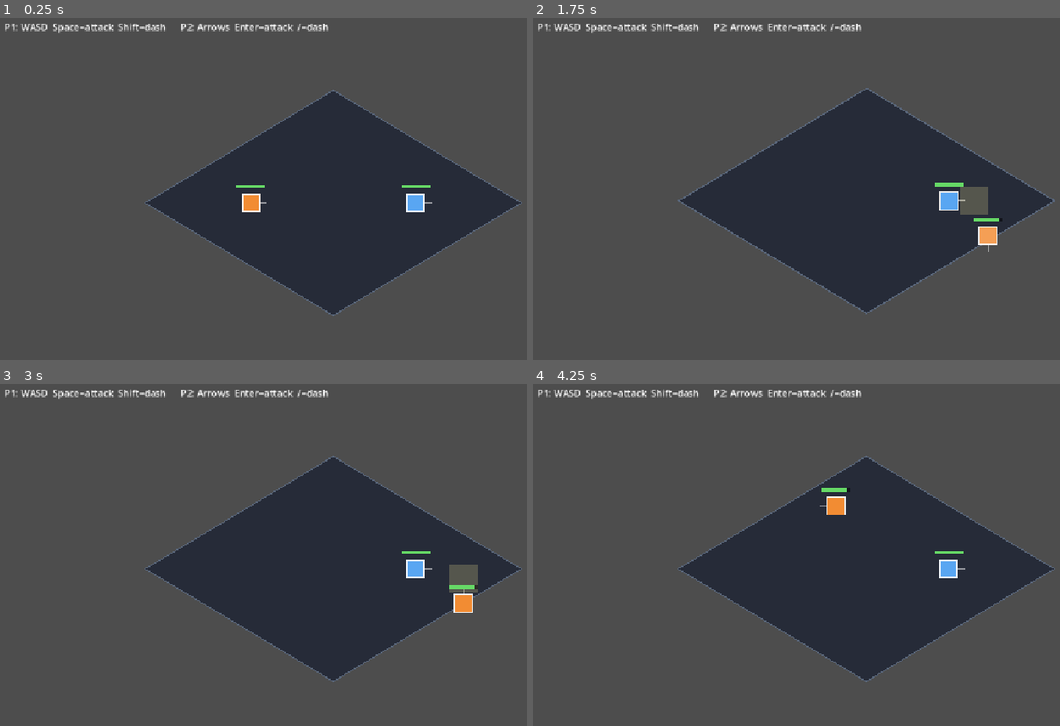
Above: before the commit, frames 1-4 (two rows, left to right).
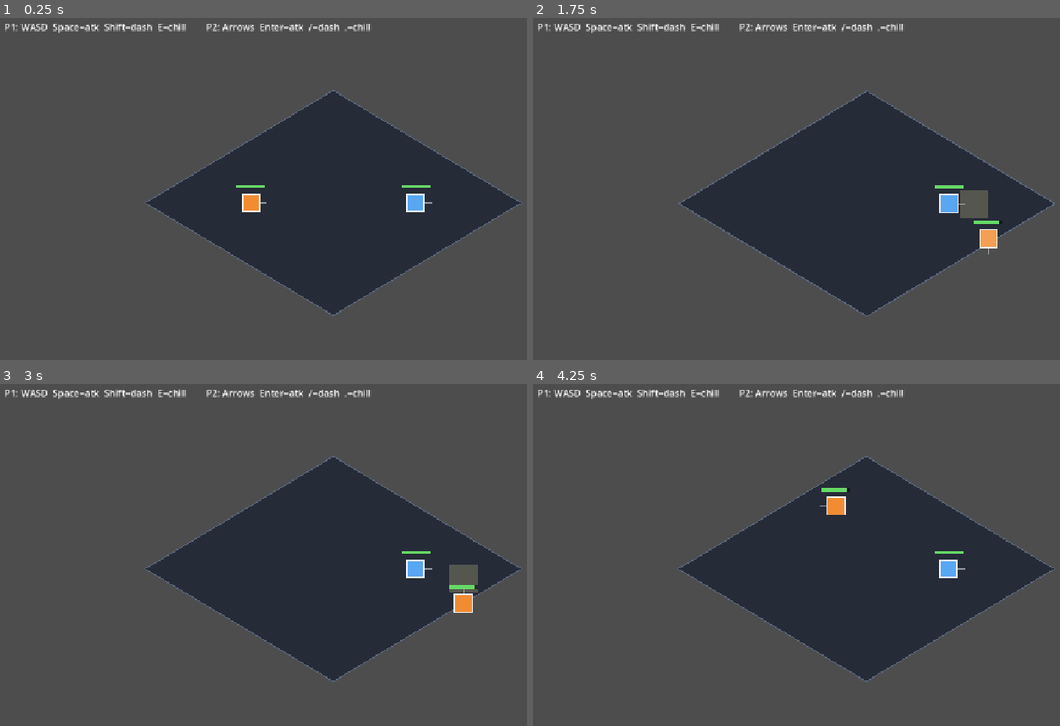
Above: after the commit, the same moments.

Repository: avivuiux/survival-arena
Game: Godot game, scene res://scenes/game.tscn
Two runs of this game, one before a commit and one after it. Both use one fixed random seed, a clock stepped at 60 frames per second and the inputs below.
Inputs:
- Up to frame 1 (0.25 s): no input
- Up to frame 2 (1.75 s): tap Enter at 0.5, 1.55 s; hold D 0.53-1.28 s; tap E at 0.6 s; tap Space at 0.77, 1.07, 1.52 s; tap Shift at 0.8, 1.35 s; hold S from 1.28 s (still down)
- Up to frame 3 (3 s): tap Space at 1.82, 2.3, 2.85 s; release S at 2.03 s; hold D 2.03-2.78 s; tap Enter at 2.1 s; hold W from 2.78 s (still down)
- Up to frame 4 (4.25 s): tap Space at 3.02, 3.32, 3.77, 4.07 s; tap E at 3.05, 3.6 s; release W at 3.53 s; hold A from 3.53 s (still down); tap Shift at 3.8 s

The runs differ from the first frame. In frame 1, 0.8% of the frame differs, in the area x 17-71%, y 1-4%; in frame 2, 2.9%, in the area x 17-100%, y 1-88%; in frame 3, 0.8%; in frame 4, 0.8%.

Commit message:
Layer 1: first skill - chill AoE slow (expanding ring catches a group)
Each fighter gets a skill key (P1=E, P2=.) on a 3s cooldown. Casting
emits an expanding ice ring; any other fighter within radius is chilled:
heavily slowed movement + icy tint + cannot dash for the duration.
Mechanism is group-ready (loops all fighters). game.apply_chill does
the AoE check. Headless clean (exit 0).

Co-Authored-By: Claude Opus 4.8 (1M context) <noreply@anthropic.com>

Diff:
--- a/entities/fighter/fighter.gd
+++ b/entities/fighter/fighter.gd
@@ -25,6 +25,12 @@
 # --- Movement momentum (the two feel knobs) ---
 const ACCEL := 1300.0           # ramp-up to max speed (lower = more sluggish start)
 const DRAG := 600.0             # glide-to-stop after release (lower = more floaty drift)
+# --- Chill skill (first skill: AoE slow that catches a group) ---
+const CHILL_COOLDOWN := 3.0
+const CHILL_RADIUS := 140.0
+const CHILL_DURATION := 1.6     # how long caught enemies stay slowed
+const CHILL_SLOW := 0.32        # speed multiplier while chilled
+const CHILL_CAST_ANIM := 0.4    # expanding-ring visual length
 
 # Configured by Game before add_child:
 var game
@@ -36,6 +42,7 @@
 var key_right := KEY_D
 var key_attack := KEY_SPACE
 var key_dash := KEY_SHIFT
+var key_skill := KEY_E
 
 var active := true
 var hp := MAX_HP
@@ -53,6 +60,10 @@
 var _dash_dir := Vector2.RIGHT
 var _dash_prev := false
 var _iframe := 0.0
+var _skill_cd := 0.0
+var _skill_prev := false
+var _chill_time := 0.0          # how long THIS fighter stays slowed
+var _cast_anim := 0.0           # expanding-ring visual timer
 var _hitbox: Area2D
 var _hurtbox: Area2D
 var _already_hit: Array = []
@@ -89,6 +100,12 @@
 		_dash_cd -= delta
 	if _iframe > 0.0:
 		_iframe -= delta
+	if _skill_cd > 0.0:
+		_skill_cd -= delta
+	if _chill_time > 0.0:
+		_chill_time -= delta
+	if _cast_anim > 0.0:
+		_cast_anim -= delta
 
 	# Knockback always applies (so a KO'd fighter still slides) - paused while dashing.
 	if not _dashing:
@@ -113,7 +130,7 @@
 
 		# Dash trigger (edge-detected). Gives a burst + brief i-frames.
 		var dp := Input.is_physical_key_pressed(key_dash)
-		if dp and not _dash_prev and not _dashing and _dash_cd <= 0.0:
+		if dp and not _dash_prev and not _dashing and _dash_cd <= 0.0 and _chill_time <= 0.0:
 			_dash_dir = dir if dir != Vector2.ZERO else facing
 			_dashing = true
 			_dash_time = DASH_TIME
@@ -134,10 +151,15 @@
 			_update_hitbox_position()
 		else:
 			# Momentum movement: accelerate toward the target, glide to a stop.
+			var spd := SPEED
+			var acc := ACCEL
+			if _chill_time > 0.0:        # chilled = sluggish
+				spd *= CHILL_SLOW
+				acc *= CHILL_SLOW
 			var target := Vector2.ZERO
 			if dir != Vector2.ZERO and not _attacking:
-				target = dir * SPEED
-			var rate := ACCEL if target != Vector2.ZERO else DRAG
+				target = dir * spd
+			var rate := acc if target != Vector2.ZERO else DRAG
 			_move_vel = _move_vel.move_toward(target, rate * delta)
 			if _move_vel != Vector2.ZERO:
 				position += _move_vel * delta
@@ -148,6 +170,10 @@
 			if ap and not _attack_prev and not _attacking and _cooldown <= 0.0:
 				_start_attack()
 			_attack_prev = ap
+			var sp := Input.is_physical_key_pressed(key_skill)
+			if sp and not _skill_prev and _skill_cd <= 0.0 and _chill_time <= 0.0:
+				_cast_chill()
+			_skill_prev = sp
 
 	queue_redraw()
 
@@ -179,6 +205,17 @@
 	if _hitbox:
 		_hitbox.position = facing * REACH
 
+func _cast_chill() -> void:
+	_skill_cd = CHILL_COOLDOWN
+	_cast_anim = CHILL_CAST_ANIM
+	if game and game.has_method("apply_chill"):
+		game.apply_chill(position, CHILL_RADIUS, CHILL_DURATION, self)
+		game.add_shake(5.0)
+
+func apply_chill(duration: float) -> void:
+	if active:
+		_chill_time = maxf(_chill_time, duration)
+
 func take_hit(dir: Vector2, dmg: int) -> void:
 	if not active or _iframe > 0.0:   # dashing dodges the hit
 		return
@@ -206,11 +243,19 @@
 	_dashing = false
 	_dash_cd = 0.0
 	_iframe = 0.0
+	_skill_cd = 0.0
+	_chill_time = 0.0
+	_cast_anim = 0.0
 	active = true
 
 func _draw() -> void:
 	# facing indicator
 	draw_line(Vector2.ZERO, facing * (SIZE * 0.9), Color(1, 1, 1, 0.5), 2.0)
+	# chill cast ring (expanding outward)
+	if _cast_anim > 0.0:
+		var cp := 1.0 - (_cast_anim / CHILL_CAST_ANIM)
+		draw_arc(Vector2.ZERO, CHILL_RADIUS * cp, 0.0, TAU, 48,
+			Color(0.55, 0.80, 1.0, (1.0 - cp) * 0.75), 3.0)
 	# dash trail (afterimages behind the burst)
 	if _dashing:
 		for i in range(1, 4):
@@ -224,6 +269,8 @@
 		col = body_color.lerp(Color(1, 1, 1), clampf(_flash / FLASH_TIME, 0.0, 1.0))
 	elif _iframe > 0.0:
 		col = body_color.lerp(Color(0.55, 0.85, 1.0), 0.55)   # cyan = invulnerable
+	elif _chill_time > 0.0:
+		col = body_color.lerp(Color(0.50, 0.70, 1.0), 0.55)   # icy = chilled / slowed
 	if not active:
 		col = body_color.darkened(0.5)
 	var r := Rect2(-Vector2(SIZE, SIZE) / 2.0, Vector2(SIZE, SIZE))
--- a/scripts/game.gd
+++ b/scripts/game.gd
@@ -18,6 +18,7 @@
 var _shake := 0.0
 var _p1: Node2D
 var _p2: Node2D
+var _fighters: Array = []
 var _state := "fighting"          # "fighting" | "round_over"
 var _banner: Label
 
@@ -28,7 +29,7 @@
 	add_child(ui)
 
 	var hint := Label.new()
-	hint.text = "P1: WASD  Space=attack  Shift=dash      P2: Arrows  Enter=attack  /=dash"
+	hint.text = "P1: WASD  Space=atk  Shift=dash  E=chill        P2: Arrows  Enter=atk  /=dash  .=chill"
 	hint.position = Vector2(16.0, 12.0)
 	ui.add_child(hint)
 
@@ -41,14 +42,15 @@
 	ui.add_child(_banner)
 
 	_p1 = _make_fighter("P1", Color(0.95, 0.55, 0.20),
-		KEY_W, KEY_S, KEY_A, KEY_D, KEY_SPACE, KEY_SHIFT, arena_center + P1_SPAWN)
+		KEY_W, KEY_S, KEY_A, KEY_D, KEY_SPACE, KEY_SHIFT, KEY_E, arena_center + P1_SPAWN)
 	_p2 = _make_fighter("P2", Color(0.35, 0.65, 0.95),
-		KEY_UP, KEY_DOWN, KEY_LEFT, KEY_RIGHT, KEY_ENTER, KEY_SLASH, arena_center + P2_SPAWN)
+		KEY_UP, KEY_DOWN, KEY_LEFT, KEY_RIGHT, KEY_ENTER, KEY_SLASH, KEY_PERIOD, arena_center + P2_SPAWN)
+	_fighters = [_p1, _p2]
 
 	queue_redraw()
 
 func _make_fighter(fname: String, color: Color, ku: int, kd: int, kl: int, kr: int,
-		ka: int, kdash: int, pos: Vector2) -> Node2D:
+		ka: int, kdash: int, kskill: int, pos: Vector2) -> Node2D:
 	var f := FighterScript.new()
 	f.game = self
 	f.fighter_name = fname
@@ -59,9 +61,18 @@
 	f.key_right = kr
 	f.key_attack = ka
 	f.key_dash = kdash
+	f.key_skill = kskill
 	f.position = pos
 	add_child(f)
 	return f
+
+# AoE chill: slow every other active fighter within radius of the cast origin.
+func apply_chill(origin: Vector2, radius: float, duration: float, caster) -> void:
+	for f in _fighters:
+		if f == caster or not f.active:
+			continue
+		if origin.distance_to(f.position) <= radius:
+			f.apply_chill(duration)
 
 func _process(delta: float) -> void:
 	# Screen shake: offset the scene root, decaying back to rest.
